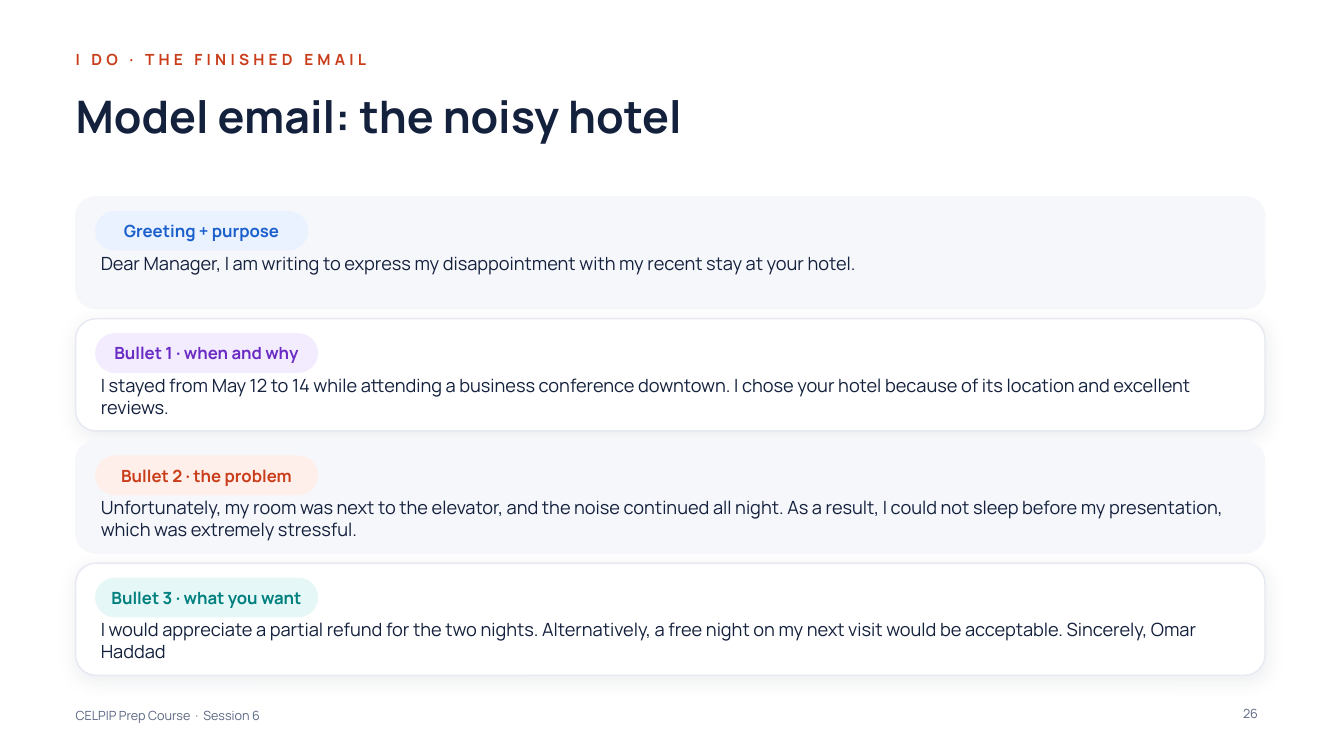
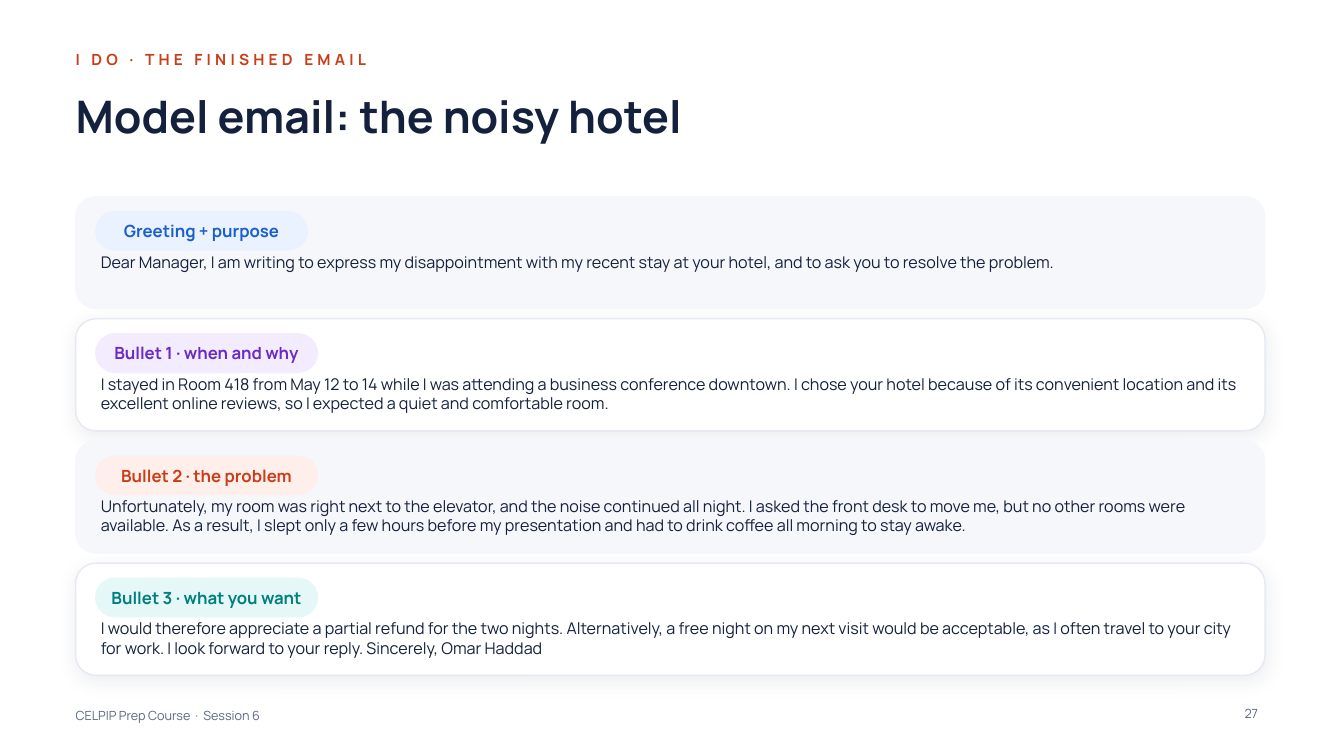
Before and after one commit to learnovateqa/The_English_Academy_CELPIP, a slide deck: slide 27 of decks/session-06.pptx (slide 26 before the commit). Drawn at 1344x756 pixels with LibreOffice and Linux fonts; fonts in the diff are those of the drawing. Boxes give left, top, right and bottom in pixels: in the first picture for what was removed or moved away, otherwise in the second. Text is boxed around its words. In the diff, an @@ line names an element or a change of style, - is before the commit and + after.

```diff
--- a/decks/session-06.pptx
+++ b/decks/session-06.pptx
@@ text at bbox=[101, 256, 1054, 272]: text changed; size 13 to 11.5 pt @@
-Dear Manager, I am writing to express my disappointment with my recent stay at your hotel.
+Dear Manager, I am writing to express my disappointment with my recent stay at your hotel, and to ask you to resolve the problem.
@@ text at bbox=[101, 378, 1237, 413]: text changed; size 13 to 11.5 pt @@
-I stayed from May 12 to 14 while attending a business conference downtown. I chose your hotel because of its location and excellent reviews.
+I stayed in Room 418 from May 12 to 14 while I was attending a business conference downtown. I chose your hotel because of its convenient location and its excellent online reviews, so I expected a quiet and comfortable room.
@@ text at bbox=[101, 500, 1186, 535]: text changed; size 13 to 11.5 pt @@
-Unfortunately, my room was next to the elevator, and the noise continued all night. As a result, I could not sleep before my presentation, which was extremely stressful.
+Unfortunately, my room was right next to the elevator, and the noise continued all night. I asked the front desk to move me, but no other rooms were available. As a result, I slept only a few hours before my presentation and had to drink coffee all morning to stay awake.
@@ text at bbox=[101, 622, 1231, 658]: text changed; size 13 to 11.5 pt @@
-I would appreciate a partial refund for the two nights. Alternatively, a free night on my next visit would be acceptable. Sincerely, Omar Haddad
+I would therefore appreciate a partial refund for the two nights. Alternatively, a free night on my next visit would be acceptable, as I often travel to your city for work. I look forward to your reply. Sincerely, Omar Haddad
@@ page number at bbox=[1245, 709, 1258, 718]: text changed @@
-26
+27
```
Also in this commit, not shown: 6 other slides changed, 2 slides added, 2 other files.
